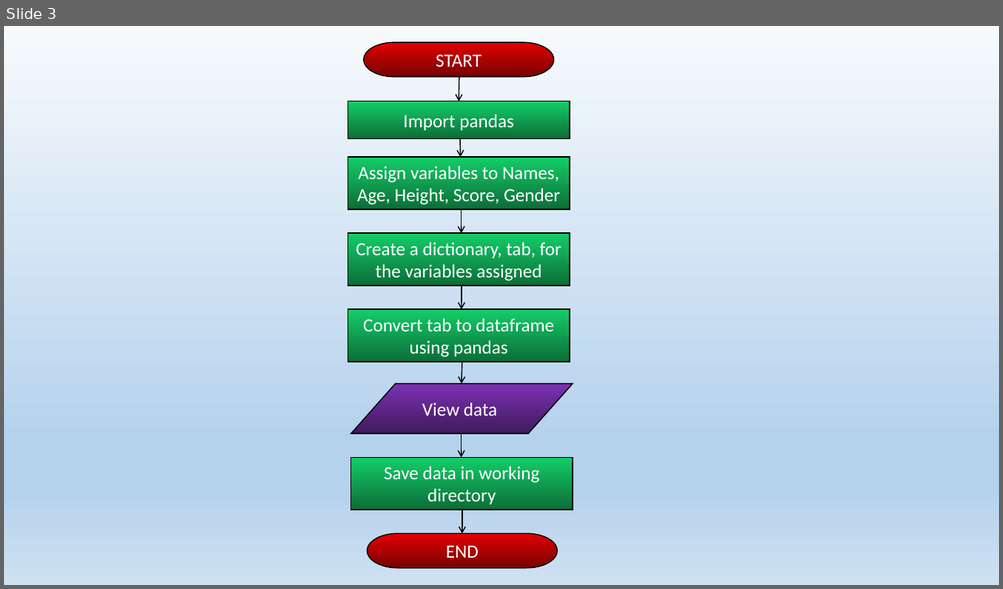
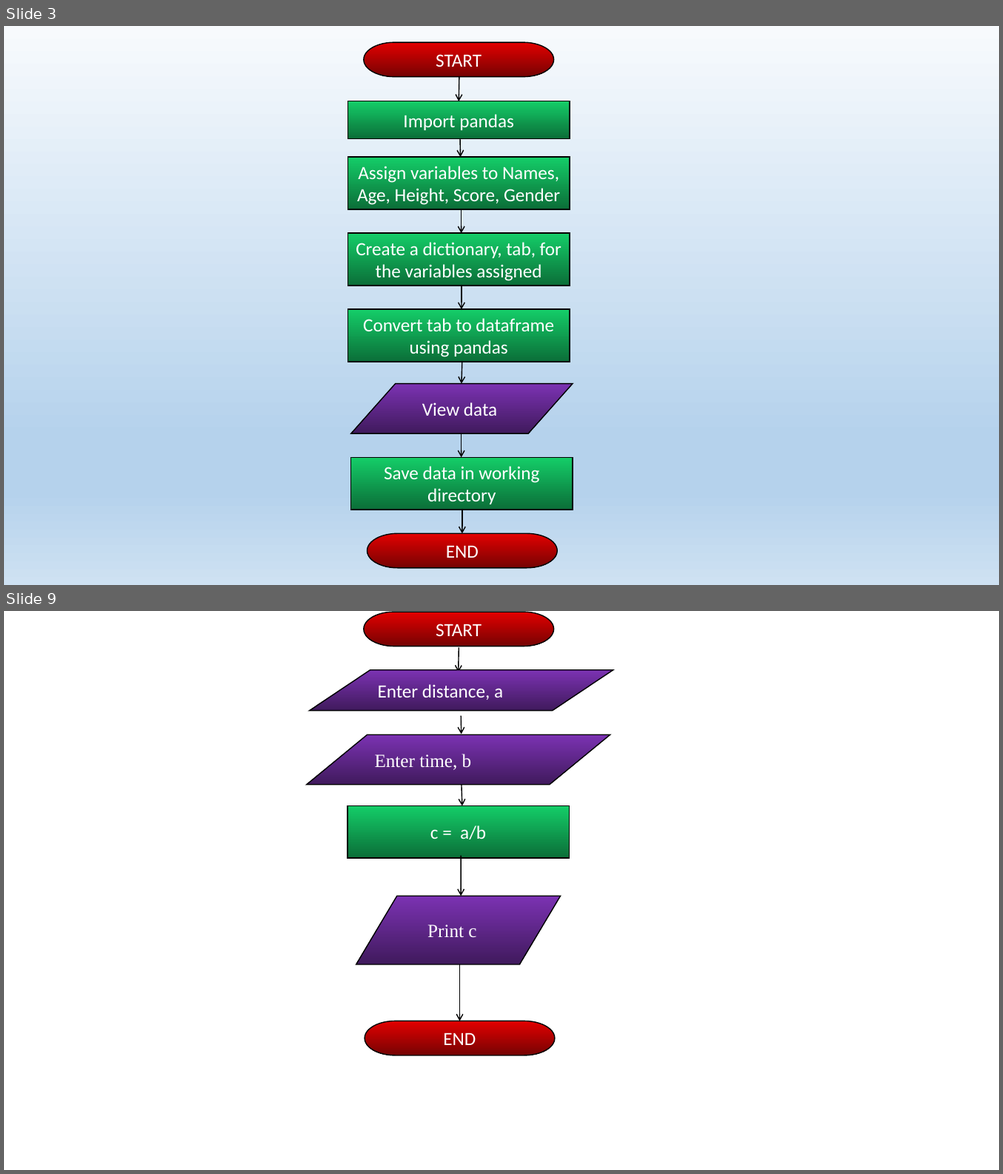
Before and after one commit to ciscollie/francisCSC102, a slide deck: Algorithm for students 27_4_21.pptx. Shown one above the other, each under a label of ours: slide 3 before the commit, slides 3 and 9 after it; the slides between them are not shown. The pictures are 1003x589 and 1003x1174 pixels, drawn with LibreOffice and Linux fonts; fonts in the diff are those of the drawing. Boxes give left, top, right and bottom in pixels: in the first picture for what was removed or moved away, otherwise in the second. Text is boxed around its words. In the diff, an @@ line names an element or a change of style, - is before the commit and + after.

```diff
--- a/Algorithm for students 27_4_21.pptx
+++ b/Algorithm for students 27_4_21.pptx
@@ slide 9 added at (4,611,999,1170), background #FFFFFF @@
@@ pill shape added at (364,612,554,646), fill gradient #E30000 to #760303, outline #000000 1 pt, 18 pt, text #FFFFFF @@
+START
@@ arrow added from (458, 647) to (458, 672), #000000 1 pt @@
@@ flow chart input output added at (309,670,613,711), fill gradient #7B32B2 to #401A5D, outline #000000 1 pt, 18 pt, text #FFFFFF @@
+Enter distance, a
@@ arrow added from (461, 715) to (461, 734), #000000 1 pt @@
@@ flow chart input output added at (306,735,610,785), fill gradient #7B32B2 to #401A5D, outline #000000 1 pt, 18 pt, text #FFFFFF @@
+Enter time, b
@@ arrow added from (461, 785) to (462, 806), #000000 1 pt @@
@@ rectangle added at (347,806,569,858), fill gradient #14CD68 to #0B6E38, outline #000000 1 pt, 18 pt, text #FFFFFF @@
+c = a/b
@@ arrow added from (461, 856) to (461, 896), #000000 1 pt @@
@@ flow chart input output added at (356,896,560,965), fill gradient #7B32B2 to #401A5D, outline #000000 1 pt, 18 pt, text #FFFFFF @@
+Print c
@@ arrow added from (460, 965) to (460, 1022), #000000 1 pt @@
@@ pill shape added at (364,1022,555,1056), fill gradient #E30000 to #760303, outline #000000 1 pt, 18 pt, text #FFFFFF @@
+END
```
Also in this commit, not shown: 5 other slides added, 3 other files.
